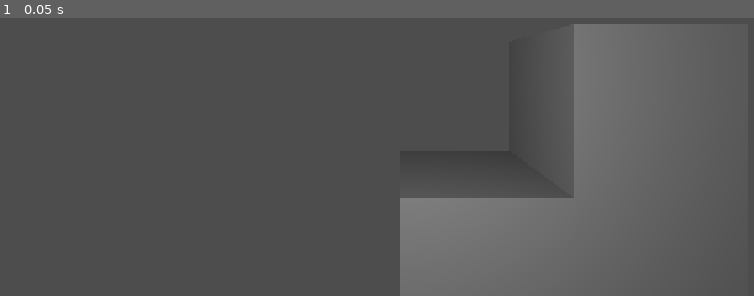
Above: before the commit, frame 1.
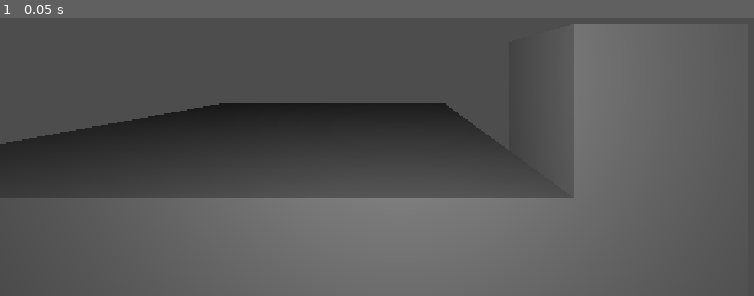
Above: after the commit, the same moment.

Repository: samuelvazan/the-machine-videogame
Game: Godot game, scene res://main.tscn
Two runs of this game, one before a commit and one after it. Both use one fixed random seed, a clock stepped at 60 frames per second and the inputs below.
Inputs:
- Up to frame 1 (0.05 s): no input

The runs differ from the first frame. In frame 1, 18% of the frame differs, in the area x 0-66%, y 30-100%.

Commit message:
Island loading wip added + scripts

Diff:
--- /dev/null
+++ b/island.gd
@@ -0,0 +1,19 @@
+class_name Island
+extends Node3D
+
+var data: IslandData # The data this particular loaded island represents.
+@onready var grid_map: GridMap = $GridMap
+
+
+func setup(new_data: IslandData) -> void:
+	data = new_data # Keep the data so future edits can also modify it.
+
+	grid_map.clear() # Start from an empty generic Island scene.
+
+	for position in data.cells:
+		grid_map.set_cell_item(position, data.cells[position]) # Turn saved tile data into the actual GridMap.
+
+
+func set_cell(position: Vector3i, tile: int) -> void:
+	data.set_cell(position, tile) # Change the island's stored state.
+	grid_map.set_cell_item(position, tile) # Immediately show the same change on screen.
--- a/island.tscn
+++ b/island.tscn
@@ -1,12 +1,14 @@
 [gd_scene format=3 uid="uid://cw2v1ady7pwif"]
 
 [ext_resource type="MeshLibrary" uid="uid://c4g0of20xt8mf" path="res://assets/tilemap/meshlibrary/tilesv1.tres" id="1_0iamf"]
+[ext_resource type="Script" uid="uid://wuv3fnmgnb1c" path="res://island.gd" id="1_hdtfb"]
 
 [node name="Island" type="Node3D" unique_id=1855105647]
+script = ExtResource("1_hdtfb")
 
 [node name="GridMap" type="GridMap" parent="." unique_id=1719797719]
 mesh_library = ExtResource("1_0iamf")
 data = {
-"cells": PackedInt32Array(0, 65535, 0, 1, 65535, 0, 65537, 65535, 0)
+"cells": PackedInt32Array(0, 65535, 0, 1, 65535, 0, 65537, 65535, 0, 0, 65534, 0, 65535, 65535, 0, 65535, 65534, 0, 65534, 65535, 0, 65534, 65534, 0, 65533, 65535, 0, 65533, 65534, 0, 0, 65533, 0, 65535, 65533, 0, 65534, 65533, 0, 65533, 65533, 0, 0, 65532, 0, 65535, 65532, 0, 65534, 65532, 0, 65533, 65532, 0, 65532, 65535, 0, 65532, 65534, 0, 65532, 65533, 0, 65532, 65532, 0, 0, 65531, 0, 65534, 65531, 0, 65535, 65531, 0, 65533, 65531, 0, 65532, 65531, 0)
 }
-metadata/_editor_floor_ = Vector3(0, 1, 0)
+metadata/_editor_floor_ = Vector3(0, 0, 0)
--- /dev/null
+++ b/island_data.gd
@@ -0,0 +1,12 @@
+class_name IslandData
+extends Resource
+
+@export var id: int = -1
+@export var cells: Dictionary = {} # Vector3i position -> GridMap tile ID
+
+
+func set_cell(position: Vector3i, tile: int) -> void:
+	if tile == -1:
+		cells.erase(position) # Empty cells don't need to be stored.
+	else:
+		cells[position] = tile # Remember which tile belongs at this local position.
--- a/island_manager.gd
+++ b/island_manager.gd
@@ -1,4 +1,47 @@
+class_name IslandManager
 extends Node
-# Here, we'll create the entire machine graph. Then, we'll calculate the position of each Island.
-# I'll also implement a BSP graph (or something like that) around the local player.
-# It must support multiplayer.
+
+@export var island_scene: PackedScene # Assign island.tscn here.
+@export var islands: Array[IslandData] = [] # All islands that exist in this world.
+
+var data_by_id: Dictionary = {} # Lets us quickly find IslandData from an ID.
+var loaded: Dictionary = {} # Contains only islands that currently exist as Nodes.
+
+
+func _ready() -> void:
+	for data in islands:
+		data_by_id[data.id] = data # Build the fast ID lookup once.
+
+
+func spawn_island(id: int) -> Island:
+	if loaded.has(id):
+		return loaded[id] # Don't spawn the same island twice.
+
+	if not data_by_id.has(id):
+		push_error("Island " + str(id) + " does not exist.")
+		return null
+
+	var island := island_scene.instantiate() as Island # Create the generic island.tscn.
+	add_child(island) # Add it first so its GridMap is ready.
+	island.setup(data_by_id[id]) # Give it the data describing which island it is.
+
+	loaded[id] = island
+	return island
+
+
+func despawn_island(id: int) -> void:
+	if not loaded.has(id):
+		return
+
+	loaded[id].queue_free() # Remove the visual/physical island, but keep its IslandData.
+	loaded.erase(id)
+
+
+func set_cell(id: int, position: Vector3i, tile: int) -> void:
+	if not data_by_id.has(id):
+		return
+
+	if loaded.has(id):
+		loaded[id].set_cell(position, tile) # Loaded Island handles both data and visuals.
+	else:
+		data_by_id[id].set_cell(position, tile) # Unloaded Island only needs its data changed.
Not shown, added: island.gd.uid
Not shown, added: island_data.gd.uid
